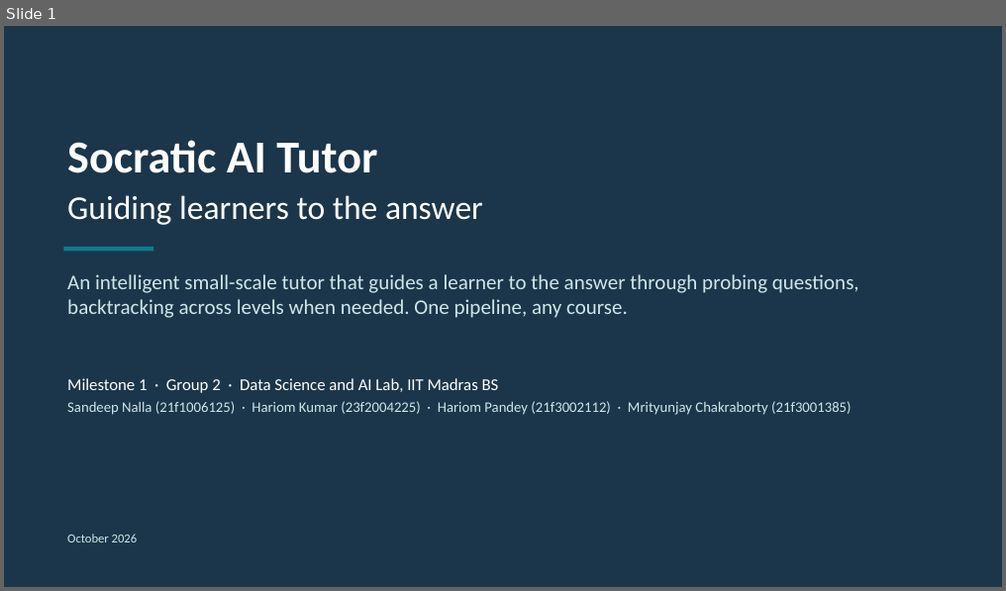
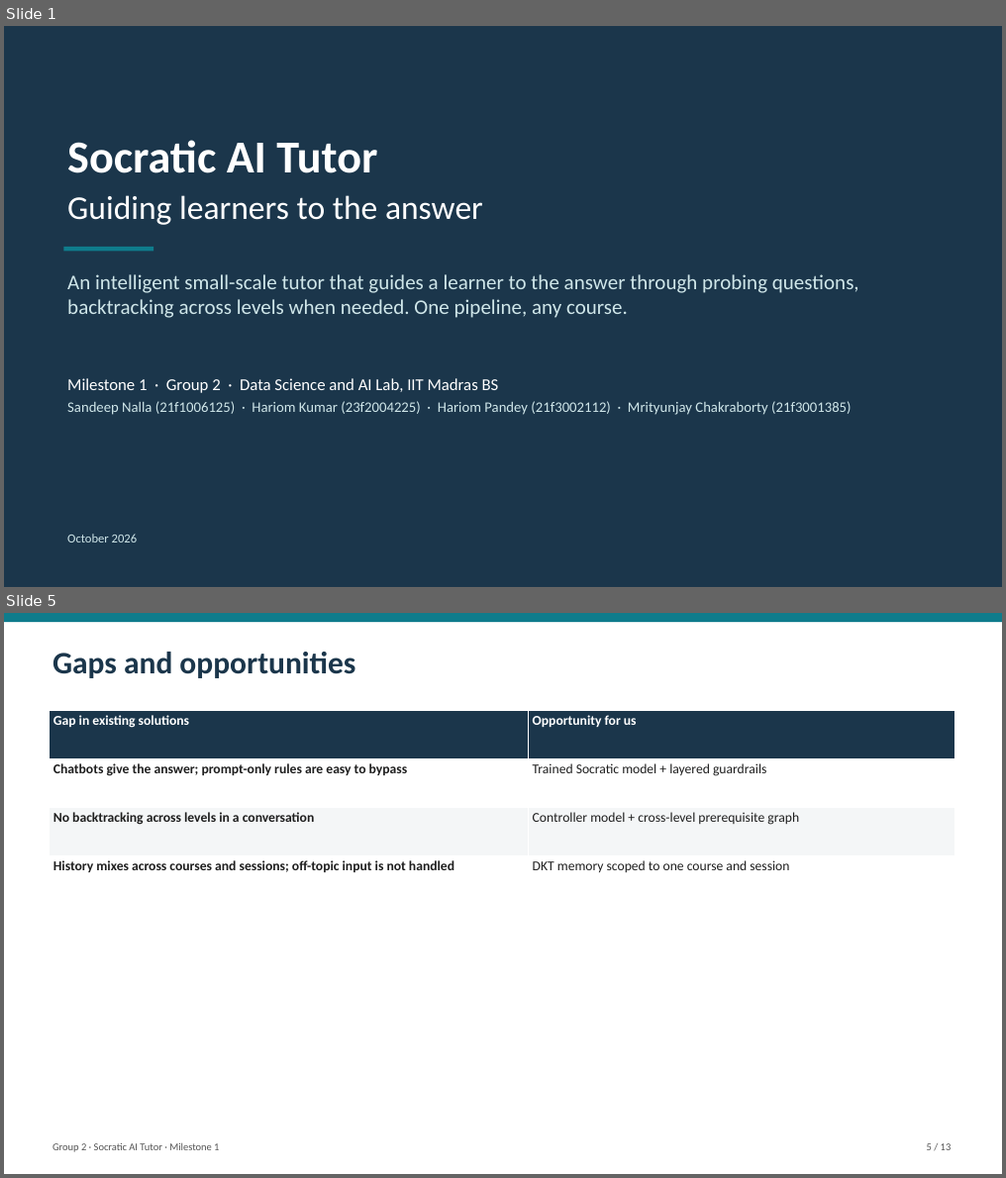
Before and after one commit to Hariomkr147/Group-2-DS-and-AI-Lab-Project, a slide deck: docs/milestone-1/Milestone1_Presentation.pptx. Shown one above the other, each under a label of ours: slide 1 before the commit, slides 1 and 5 after it; the slides between them are not shown. The pictures are 1006x591 and 1006x1178 pixels, drawn with LibreOffice and Linux fonts; fonts in the diff are those of the drawing. Boxes give left, top, right and bottom in pixels: in the first picture for what was removed or moved away, otherwise in the second. Text is boxed around its words. In the diff, an @@ line names an element or a change of style, - is before the commit and + after.

```diff
--- a/docs/milestone-1/Milestone1_Presentation.pptx
+++ b/docs/milestone-1/Milestone1_Presentation.pptx
@@ slide 5 added at bbox=[4, 613, 1002, 1174], background #FFFFFF @@
@@ rectangle added at bbox=[4, 613, 1002, 622], fill #0F7C8C @@
@@ text added at bbox=[53, 652, 355, 678], 30 pt, text #1B364B, bold @@
+Gaps and opportunities
@@ table added at bbox=[49, 710, 954, 905], 4 rows, 2 columns @@
+Gap in existing solutions | Opportunity for us
+Chatbots give the answer; prompt-only rules are easy to bypass | Trained Socratic model + layered guardrails
+No backtracking across levels in a conversation | Controller model + cross-level prerequisite graph
+History mixes across courses and sessions; off-topic input is not handled | DKT memory scoped to one course and session
@@ text added at bbox=[53, 1144, 219, 1153], 10 pt, text #555555 @@
+Group 2 · Socratic AI Tutor · Milestone 1
@@ text added at bbox=[927, 1144, 951, 1151], 10 pt, text #555555 @@
+5 / 13
```
Also in this commit, not shown: 9 slides changed, 2 other slides added, 4 other files.
